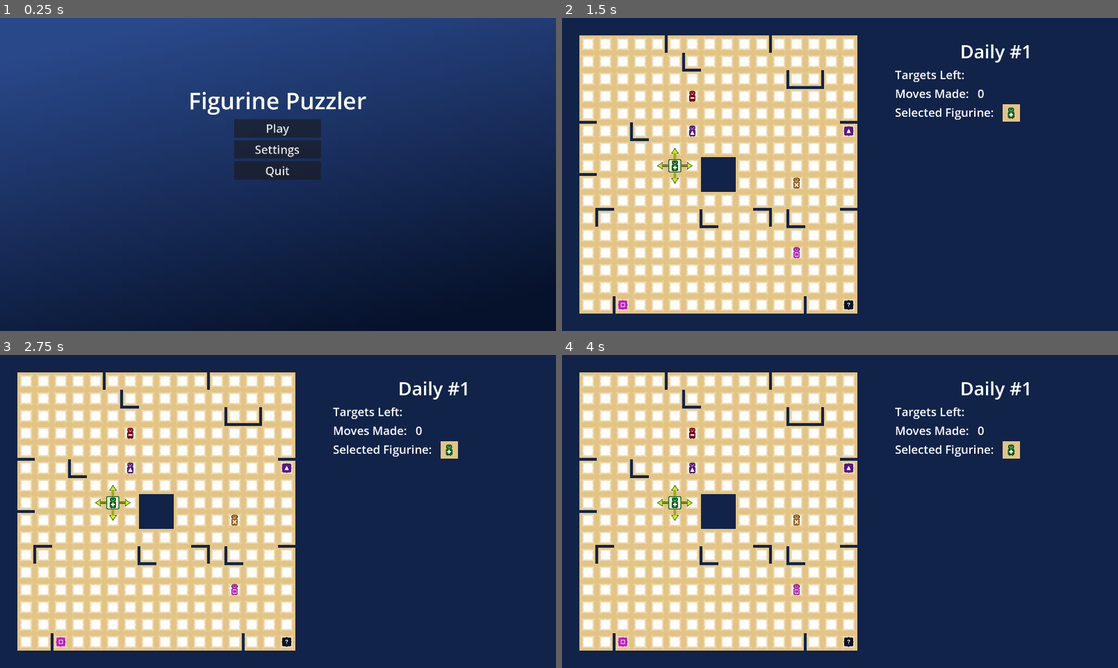
Above: before the commit, frames 1-4 (two rows, left to right).
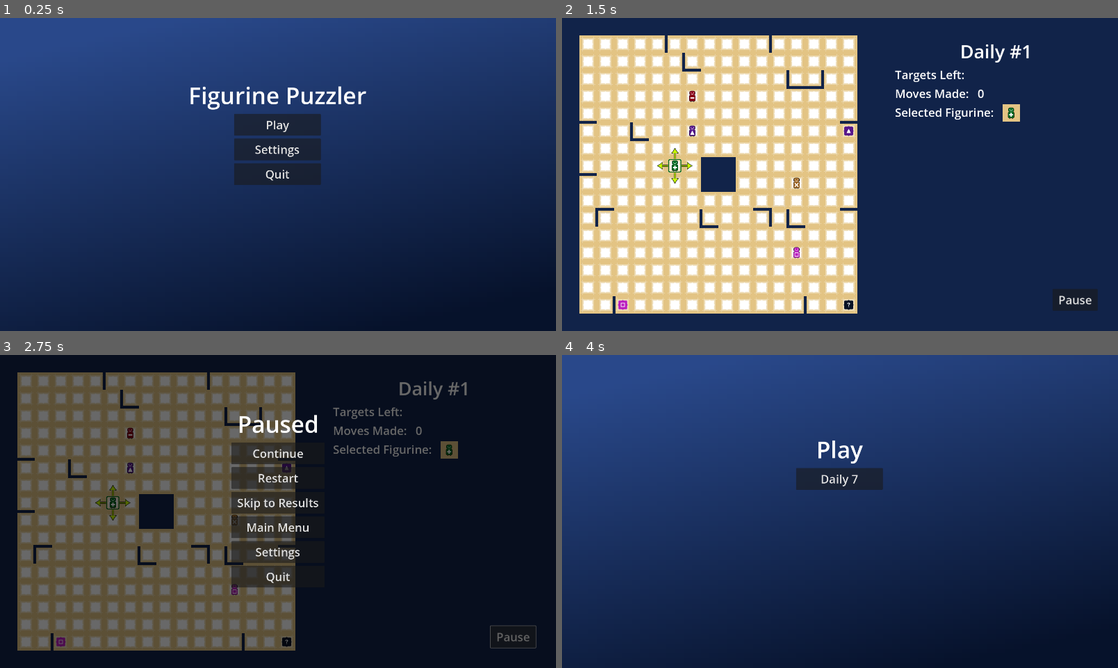
Above: after the commit, the same moments.

Repository: ftschirpke/FigurinePuzzleGame
Game: Godot game, scene res://screens/main_screen.tscn
The game is run twice, just before and just after one commit, with the same random seed, the same clock (stepped at 60 frames per second) and the same inputs.
Inputs (mouse positions are in pixels of both pictures, inside the frame that each line leads up to):
- Up to frame 1 (0.25 s): no input
- Up to frame 2 (1.5 s): click "Play" at 0.5 s; click (840, 143) at 1.25 s, where only the run after the commit has a clickable "Daily 7"
- Up to frame 3 (2.75 s): click (511, 636) at 2 s, where only the run after the commit has a clickable "Pause"
- Up to frame 4 (4 s): click (840, 527) at 2.75 s, where only the run after the commit has a clickable "Main Menu"; click (840, 461) at 3.5 s, where only the run after the commit has a clickable "Play"

The runs differ from the first frame. In frame 1, 1.9% of the frame differs, in the area x 34-66%, y 21-54%; in frame 2, 0.5%; in frame 3, 100%, in the area x 0-100%, y 0-100%; in frame 4, 68%.

Commit message:
feat: play screen and warning reduction

Diff:
--- a/assets/ui_theme.tres
+++ b/assets/ui_theme.tres
@@ -1,8 +1,82 @@
-[gd_resource type="Theme" format=3 uid="uid://ctbox2lr6umai"]
+[gd_resource type="Theme" load_steps=6 format=3 uid="uid://ctbox2lr6umai"]
+
+[sub_resource type="StyleBoxFlat" id="StyleBoxFlat_hsafs"]
+content_margin_left = 20.0
+content_margin_top = 10.0
+content_margin_right = 20.0
+content_margin_bottom = 10.0
+bg_color = Color(0.1, 0.1, 0.1, 0.3)
+corner_radius_top_left = 3
+corner_radius_top_right = 3
+corner_radius_bottom_right = 3
+corner_radius_bottom_left = 3
+corner_detail = 5
+
+[sub_resource type="StyleBoxFlat" id="StyleBoxFlat_6c6q6"]
+content_margin_left = 20.0
+content_margin_top = 10.0
+content_margin_right = 20.0
+content_margin_bottom = 10.0
+bg_color = Color(1, 1, 1, 0.75)
+draw_center = false
+border_width_left = 2
+border_width_top = 2
+border_width_right = 2
+border_width_bottom = 2
+corner_radius_top_left = 3
+corner_radius_top_right = 3
+corner_radius_bottom_right = 3
+corner_radius_bottom_left = 3
+corner_detail = 5
+expand_margin_left = 2.0
+expand_margin_top = 2.0
+expand_margin_right = 2.0
+expand_margin_bottom = 2.0
+
+[sub_resource type="StyleBoxFlat" id="StyleBoxFlat_48h5y"]
+content_margin_left = 20.0
+content_margin_top = 10.0
+content_margin_right = 20.0
+content_margin_bottom = 10.0
+bg_color = Color(0.225, 0.225, 0.225, 0.6)
+corner_radius_top_left = 3
+corner_radius_top_right = 3
+corner_radius_bottom_right = 3
+corner_radius_bottom_left = 3
+corner_detail = 5
+
+[sub_resource type="StyleBoxFlat" id="StyleBoxFlat_y77dx"]
+content_margin_left = 20.0
+content_margin_top = 10.0
+content_margin_right = 20.0
+content_margin_bottom = 10.0
+bg_color = Color(0.1, 0.1, 0.1, 0.6)
+corner_radius_top_left = 3
+corner_radius_top_right = 3
+corner_radius_bottom_right = 3
+corner_radius_bottom_left = 3
+corner_detail = 5
+
+[sub_resource type="StyleBoxFlat" id="StyleBoxFlat_xb0gk"]
+content_margin_left = 20.0
+content_margin_top = 10.0
+content_margin_right = 20.0
+content_margin_bottom = 10.0
+bg_color = Color(0, 0, 0, 0.6)
+corner_radius_top_left = 3
+corner_radius_top_right = 3
+corner_radius_bottom_right = 3
+corner_radius_bottom_left = 3
+corner_detail = 5
 
 [resource]
 default_font_size = 24
 Button/font_sizes/font_size = 40
+Button/styles/disabled = SubResource("StyleBoxFlat_hsafs")
+Button/styles/focus = SubResource("StyleBoxFlat_6c6q6")
+Button/styles/hover = SubResource("StyleBoxFlat_48h5y")
+Button/styles/normal = SubResource("StyleBoxFlat_y77dx")
+Button/styles/pressed = SubResource("StyleBoxFlat_xb0gk")
 CheckButton/font_sizes/font_size = 36
 GridContainer/constants/h_separation = 10
 GridContainer/constants/v_separation = 10
--- a/characters/figurine.gd
+++ b/characters/figurine.gd
@@ -1,4 +1,5 @@
 extends Sprite2D
+class_name Figurine
 
 @onready var speed: int = Settings.figurine_speed * 60
 @onready var movement_arrows: Control = $MovementArrows
--- a/levels/Level.tscn
+++ b/levels/Level.tscn
@@ -127,63 +127,77 @@
 offset_bottom = 1080.0
 theme = ExtResource("4_uvi30")
 
-[node name="VBox" type="VBoxContainer" parent="MarginContainer"]
-layout_mode = 2
-
-[node name="NameLabel" type="Label" parent="MarginContainer/VBox"]
+[node name="RightSide" type="VBoxContainer" parent="MarginContainer"]
+layout_mode = 2
+
+[node name="DescriptionBox" type="VBoxContainer" parent="MarginContainer/RightSide"]
+layout_mode = 2
+size_flags_vertical = 3
+
+[node name="NameLabel" type="Label" parent="MarginContainer/RightSide/DescriptionBox"]
 layout_mode = 2
 theme_override_font_sizes/font_size = 64
 text = "Puzzle Name"
 horizontal_alignment = 1
 
-[node name="TargetsLeftContainer" type="HBoxContainer" parent="MarginContainer/VBox"]
-layout_mode = 2
-
-[node name="TargetsLeftLabel" type="Label" parent="MarginContainer/VBox/TargetsLeftContainer"]
+[node name="TargetsLeftContainer" type="HBoxContainer" parent="MarginContainer/RightSide/DescriptionBox"]
+layout_mode = 2
+
+[node name="TargetsLeftLabel" type="Label" parent="MarginContainer/RightSide/DescriptionBox/TargetsLeftContainer"]
 layout_mode = 2
 text = "Targets Left:"
 
-[node name="TargetsLeft" type="Label" parent="MarginContainer/VBox/TargetsLeftContainer"]
-layout_mode = 2
-
-[node name="MovesMadeContainer" type="HBoxContainer" parent="MarginContainer/VBox"]
-layout_mode = 2
-
-[node name="MovesMadeLabel" type="Label" parent="MarginContainer/VBox/MovesMadeContainer"]
+[node name="TargetsLeft" type="Label" parent="MarginContainer/RightSide/DescriptionBox/TargetsLeftContainer"]
+layout_mode = 2
+
+[node name="MovesMadeContainer" type="HBoxContainer" parent="MarginContainer/RightSide/DescriptionBox"]
+layout_mode = 2
+
+[node name="MovesMadeLabel" type="Label" parent="MarginContainer/RightSide/DescriptionBox/MovesMadeContainer"]
 layout_mode = 2
 text = "Moves Made:"
 
-[node name="MovesMade" type="Label" parent="MarginContainer/VBox/MovesMadeContainer"]
+[node name="MovesMade" type="Label" parent="MarginContainer/RightSide/DescriptionBox/MovesMadeContainer"]
 layout_mode = 2
 text = "0"
 
-[node name="SelectedFigurineContainer" type="HBoxContainer" parent="MarginContainer/VBox"]
-layout_mode = 2
-
-[node name="SelectedFigurineLabel" type="Label" parent="MarginContainer/VBox/SelectedFigurineContainer"]
+[node name="SelectedFigurineContainer" type="HBoxContainer" parent="MarginContainer/RightSide/DescriptionBox"]
+layout_mode = 2
+
+[node name="SelectedFigurineLabel" type="Label" parent="MarginContainer/RightSide/DescriptionBox/SelectedFigurineContainer"]
 layout_mode = 2
 text = "Selected Figurine:"
 
-[node name="Control" type="Control" parent="MarginContainer/VBox/SelectedFigurineContainer"]
-layout_mode = 2
-
-[node name="ColorRect" type="ColorRect" parent="MarginContainer/VBox/SelectedFigurineContainer/Control"]
+[node name="Control" type="Control" parent="MarginContainer/RightSide/DescriptionBox/SelectedFigurineContainer"]
+layout_mode = 2
+
+[node name="ColorRect" type="ColorRect" parent="MarginContainer/RightSide/DescriptionBox/SelectedFigurineContainer/Control"]
 layout_mode = 0
 offset_right = 60.0
 offset_bottom = 60.0
 color = Color(0.890196, 0.768627, 0.517647, 1)
 
-[node name="SelectedFigurine" type="Sprite2D" parent="MarginContainer/VBox/SelectedFigurineContainer/Control"]
+[node name="SelectedFigurine" type="Sprite2D" parent="MarginContainer/RightSide/DescriptionBox/SelectedFigurineContainer/Control"]
 position = Vector2(30, 30)
 texture = ExtResource("5_g8e7o")
 hframes = 4
 vframes = 4
 
-[node name="MarginContainer" type="MarginContainer" parent="MarginContainer/VBox"]
-layout_mode = 2
-
-[node name="CongratulationsLabel" type="Label" parent="MarginContainer/VBox/MarginContainer"]
+[node name="MarginContainer" type="MarginContainer" parent="MarginContainer/RightSide/DescriptionBox"]
+layout_mode = 2
+
+[node name="CongratulationsLabel" type="Label" parent="MarginContainer/RightSide/DescriptionBox/MarginContainer"]
 layout_mode = 2
 text = "Congratulations,
 you solved this puzzle!"
 horizontal_alignment = 1
+
+[node name="ButtonBar" type="HBoxContainer" parent="MarginContainer/RightSide"]
+layout_mode = 2
+alignment = 2
+
+[node name="PauseButton" type="Button" parent="MarginContainer/RightSide/ButtonBar"]
+layout_mode = 2
+text = "Pause"
+
+[connection signal="pressed" from="MarginContainer/RightSide/ButtonBar/PauseButton" to="." method="_on_pause_button_pressed"]
--- a/levels/level.gd
+++ b/levels/level.gd
@@ -1,12 +1,13 @@
 extends Node2D
 
 signal level_solved
-
-@onready var name_label: Label = $MarginContainer/VBox/NameLabel
-@onready var congratulations_label: Label = $MarginContainer/VBox/MarginContainer/CongratulationsLabel
-@onready var moves_made_label: Label = $MarginContainer/VBox/MovesMadeContainer/MovesMade
-@onready var targets_left_label: Label = $MarginContainer/VBox/TargetsLeftContainer/TargetsLeft
-@onready var selected_figurine_sprite: Sprite2D = $MarginContainer/VBox/SelectedFigurineContainer/Control/SelectedFigurine
+signal pause_level
+
+@onready var name_label: Label = $MarginContainer/RightSide/DescriptionBox/NameLabel
+@onready var congratulations_label: Label = $MarginContainer/RightSide/DescriptionBox/MarginContainer/CongratulationsLabel
+@onready var moves_made_label: Label = $MarginContainer/RightSide/DescriptionBox/MovesMadeContainer/MovesMade
+@onready var targets_left_label: Label = $MarginContainer/RightSide/DescriptionBox/TargetsLeftContainer/TargetsLeft
+@onready var selected_figurine_sprite: Sprite2D = $MarginContainer/RightSide/DescriptionBox/SelectedFigurineContainer/Control/SelectedFigurine
 
 @onready var wall_tilemap: TileMap = $TileMap
 @onready var target_tilemap: TileMap = $TargetTiles
@@ -30,6 +31,9 @@
 func _set_puzzle_name(new_name: String) -> void:
     puzzle_name = new_name
     name_label.text = puzzle_name
+
+func _on_pause_button_pressed() -> void:
+    emit_signal("pause_level")
 
 func determine_atlas_vec(x: int, y: int) -> Vector2:
     if board.get_xy(x, y) == Board.Pos.WALL:
@@ -137,7 +141,7 @@
     figurines = []
     var figurine_id: int = 0
     for figurine_pos in board.figurine_starting_positions:
-        var new_figurine = figurine_scene.instantiate()
+        var new_figurine: Figurine = figurine_scene.instantiate() as Figurine
         add_child(new_figurine)
         figurines.append(new_figurine)
         new_figurine.id = figurine_id
@@ -238,8 +242,11 @@
 func _input(event: InputEvent) -> void:
     if ignore_input:
         return
-    if event.is_action_pressed("switch_figurine"):
+    if event.is_action_pressed("next_figurine"):
         var new_figurine_id: int = (selected_figurine.id + 1) % len(figurines)
+        _on_figurine_selected(new_figurine_id)
+    elif event.is_action_pressed("previous_figurine"):
+        var new_figurine_id: int = (selected_figurine.id - 1) % len(figurines)
         _on_figurine_selected(new_figurine_id)
 
 func move_input_pressed(input_vec: Vector2) -> void:
--- a/levels/level_manager.gd
+++ b/levels/level_manager.gd
@@ -6,7 +6,7 @@
 @onready var results_table: GridContainer = $UserInterface/FinishedScreen/MarginContainer/HBoxContainer/VBoxContainer/ResultsTable
 @onready var congratulations_label: Label = $UserInterface/FinishedScreen/MarginContainer/HBoxContainer/VBoxContainer/CongratulationsLabel
 @onready var congratulations_timer: Timer = $CongratulationsTimer
-@onready var pause_overlay: Node = $UserInterface/PauseOverlay
+@onready var pause_overlay: PauseOverlay = $UserInterface/PauseOverlay
 
 const congratulations_text: String = "%s, you solved %s puzzles correctly%s"
 
--- a/levels/level_manager.tscn
+++ b/levels/level_manager.tscn
@@ -130,7 +130,7 @@
 [node name="CongratulationsTimer" type="Timer" parent="."]
 
 [connection signal="level_solved" from="Level1" to="." method="_on_current_level_solved"]
-[connection signal="ready" from="Level1" to="." method="_on_current_level_ready"]
+[connection signal="pause_level" from="Level1" to="UserInterface/PauseOverlay" method="_on_level_pause_level"]
 [connection signal="visibility_changed" from="UserInterface/FinishedScreen" to="." method="_on_finished_screen_visibility_changed"]
 [connection signal="pressed" from="UserInterface/FinishedScreen/MarginContainer/HBoxContainer/Buttons/RestartButton" to="." method="restart"]
 [connection signal="give_up" from="UserInterface/PauseOverlay" to="." method="_on_pause_overlay_give_up"]
--- a/project.godot
+++ b/project.godot
@@ -34,8 +34,8 @@
 
 window/size/viewport_width=1920
 window/size/viewport_height=1080
+window/stretch/mode="viewport"
 window/vsync/vsync_mode=0
-window/stretch/mode="viewport"
 
 [input]
 
@@ -63,7 +63,7 @@
 , Object(InputEventKey,"resource_local_to_scene":false,"resource_name":"","device":-1,"window_id":0,"alt_pressed":false,"shift_pressed":false,"ctrl_pressed":false,"meta_pressed":false,"pressed":false,"keycode":0,"physical_keycode":4194322,"key_label":0,"unicode":0,"echo":false,"script":null)
 ]
 }
-switch_figurine={
+next_figurine={
 "deadzone": 0.5,
 "events": [Object(InputEventKey,"resource_local_to_scene":false,"resource_name":"","device":-1,"window_id":0,"alt_press …(182 unchanged characters)…
 ]
@@ -73,3 +73,8 @@
 "events": [Object(InputEventKey,"resource_local_to_scene":false,"resource_name":"","device":-1,"window_id":0,"alt_press …(182 unchanged characters)…
 ]
 }
+previous_figurine={
+"deadzone": 0.5,
+"events": [Object(InputEventKey,"resource_local_to_scene":false,"resource_name":"","device":-1,"window_id":0,"alt_pressed":false,"shift_pressed":false,"ctrl_pressed":false,"meta_pressed":false,"pressed":false,"keycode":0,"physical_keycode":4194325,"key_label":0,"unicode":0,"echo":false,"script":null)
+]
+}
--- a/screens/SettingsDescriptions.gd
+++ b/screens/SettingsDescriptions.gd
@@ -2,5 +2,5 @@
 
 func _ready() -> void:
     for description_label in get_children():
-        assert(description_label is Label)
-        description_label.autowrap_mode = TextServer.AUTOWRAP_WORD_SMART
+        var label: Label = description_label as Label
+        label.autowrap_mode = TextServer.AUTOWRAP_WORD_SMART
--- a/screens/main_screen.tscn
+++ b/screens/main_screen.tscn
@@ -46,10 +46,10 @@
 size_flags_horizontal = 4
 size_flags_vertical = 4
 
-[node name="PlayDaily7Button" parent="MainMenu/ButtonsContainer" instance=ExtResource("3_hrsex")]
+[node name="ChangeSceneButton" parent="MainMenu/ButtonsContainer" instance=ExtResource("3_hrsex")]
 layout_mode = 2
 text = "Play"
-next_scene_path = "res://levels/puzzle_types/daily_seven.tscn"
+next_scene_path = "res://screens/play_screen.tscn"
 
 [node name="SettingsButton" type="Button" parent="MainMenu/ButtonsContainer"]
 layout_mode = 2
--- a/screens/play_button.gd
+++ /dev/null
@@ -1,11 +0,0 @@
-extends Button
-
-@onready var scene_tree: SceneTree = get_tree()
-
-func _on_pressed() -> void:
-    scene_tree.paused = false
-    var level_manager_scene: PackedScene = load("res://levels/level_manager.tscn")
-    var level_manager: LevelManager = level_manager_scene.instantiate()
-    level_manager.start_daily()
-    scene_tree.get_root().add_child(level_manager)
-    scene_tree.get_root().remove_child(get_node("/root/MainScreen"))
--- /dev/null
+++ b/screens/play_screen.tscn
@@ -0,0 +1,48 @@
+[gd_scene load_steps=4 format=3 uid="uid://c0c1447du67wf"]
+
+[ext_resource type="Theme" uid="uid://ctbox2lr6umai" path="res://assets/ui_theme.tres" id="1_q1o0r"]
+[ext_resource type="PackedScene" uid="uid://dbymyrhou3o5x" path="res://user_interface/ui_background.tscn" id="3_6e71w"]
+[ext_resource type="PackedScene" uid="uid://el4iqjqvdch5" path="res://user_interface/change_scene_button.tscn" id="4_vxvlt"]
+
+[node name="PlayScreen" type="Control"]
+layout_mode = 3
+anchors_preset = 15
+anchor_right = 1.0
+anchor_bottom = 1.0
+grow_horizontal = 2
+grow_vertical = 2
+theme = ExtResource("1_q1o0r")
+
+[node name="Background" parent="." instance=ExtResource("3_6e71w")]
+layout_mode = 1
+
+[node name="PlayMenu" type="VBoxContainer" parent="."]
+layout_mode = 1
+anchors_preset = 8
+anchor_left = 0.5
+anchor_top = 0.5
+anchor_right = 0.5
+anchor_bottom = 0.5
+offset_left = -309.0
+offset_top = -270.0
+offset_right = 306.0
+offset_bottom = -23.0
+grow_horizontal = 2
+grow_vertical = 2
+
+[node name="Title" type="Label" parent="PlayMenu"]
+layout_mode = 2
+theme_override_font_sizes/font_size = 80
+text = "Play"
+horizontal_alignment = 1
+
+[node name="ButtonsContainer" type="VBoxContainer" parent="PlayMenu"]
+custom_minimum_size = Vector2(300, 0)
+layout_mode = 2
+size_flags_horizontal = 4
+size_flags_vertical = 4
+
+[node name="PlayDaily7Button" parent="PlayMenu/ButtonsContainer" instance=ExtResource("4_vxvlt")]
+layout_mode = 2
+text = "Daily 7"
+next_scene_path = "res://levels/puzzle_types/daily_seven.tscn"
--- a/user_interface/pause_overlay.gd
+++ b/user_interface/pause_overlay.gd
@@ -1,4 +1,5 @@
 extends Control
+class_name PauseOverlay
 
 @onready var viewport: Viewport = get_viewport()
 @onready var scene_tree: SceneTree = get_tree()
@@ -19,6 +20,10 @@
     if pause_allowed and event.is_action_pressed("pause"):
         paused = not paused
         viewport.set_input_as_handled()
+
+func _on_level_pause_level():
+    if pause_allowed:
+        paused = true
 
 func _set_paused(value: bool) -> void:
     paused = value
Not shown: 1 places in characters/figurine.tscn that only renumber resources
Not shown: 1 places in levels/Level.tscn that only renumber resources
Not shown: 1 places in levels/level_manager.tscn that only renumber resources
